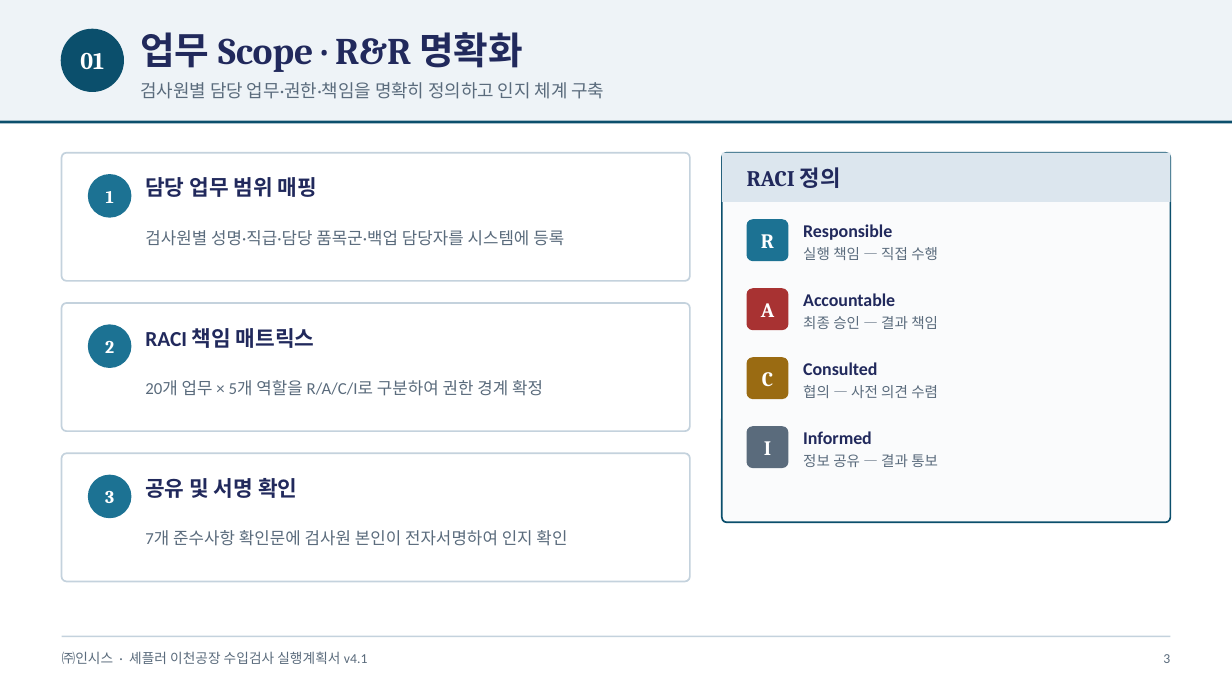
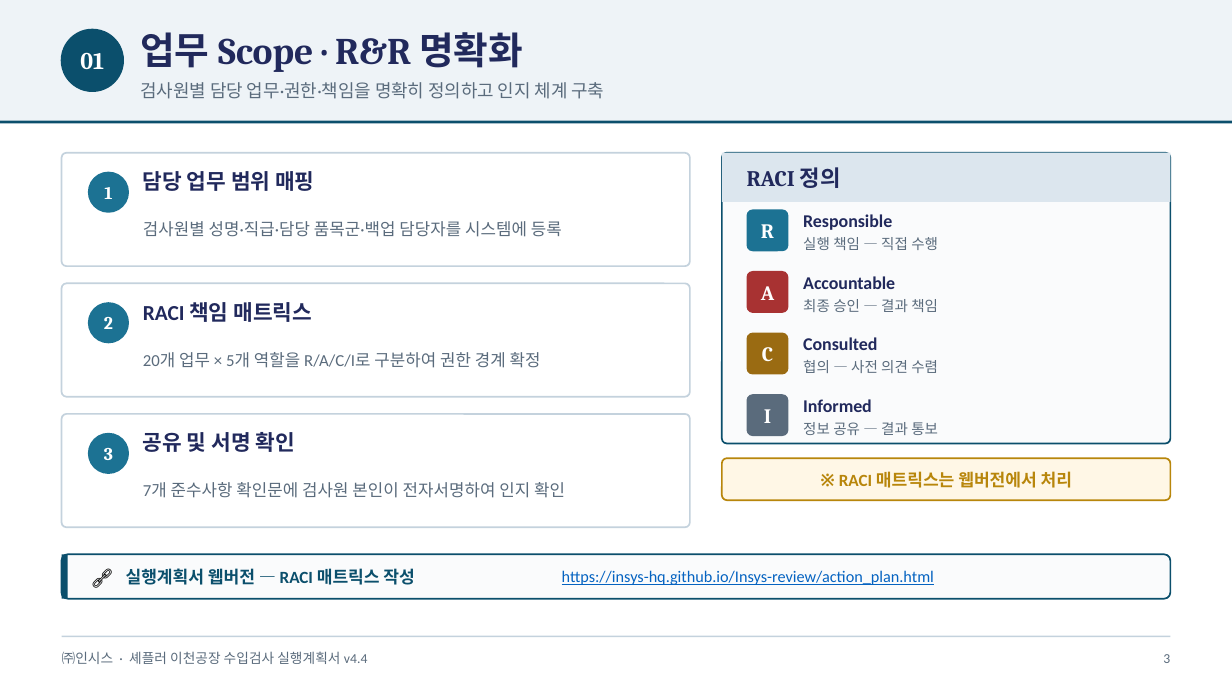
Before and after one commit to Insys-HQ/Insys-review, a slide deck: slide 3 of action_plan.pptx. Drawn at 1232x693 pixels with LibreOffice and Linux fonts; fonts in the diff are those of the drawing. Boxes give left, top, right and bottom in pixels: in the first picture for what was removed or moved away, otherwise in the second. Text is boxed around its words. In the diff, an @@ line names an element or a change of style, - is before the commit and + after.

```diff
--- a/action_plan.pptx
+++ b/action_plan.pptx
@@ rounded rectangle: place and size @@
-rounded rectangle at <box>62,153,690,281</box>
+rounded rectangle at <box>62,153,690,266</box>
@@ 3 texts, 1 ellipse: place and size @@
-3 texts, 1 ellipse at <box>89,175,564,246</box>
+3 texts, 1 ellipse at <box>89,171,562,237</box>
@@ proportions changed in 4 elements at <box>62,153,690,266</box>, <box>62,283,690,397</box>, <box>62,414,690,527</box>, <box>722,153,1170,444</box> @@
@@ rounded rectangle: place and size @@
-rounded rectangle at <box>722,153,1170,522</box>
+rounded rectangle at <box>722,153,1170,444</box>
@@ 3 texts, 1 rounded rectangle: place and size @@
-3 texts, 1 rounded rectangle at <box>747,219,938,261</box>
+3 texts, 1 rounded rectangle at <box>747,209,938,251</box>
@@ rounded rectangle: place and size @@
-rounded rectangle at <box>62,303,690,431</box>
+rounded rectangle at <box>62,283,690,397</box>
@@ 3 texts, 1 rounded rectangle: place and size @@
-3 texts, 1 rounded rectangle at <box>747,288,938,330</box>
+3 texts, 1 rounded rectangle at <box>747,271,938,313</box>
@@ text "2": place and size @@
-text "2" at <box>105,341,114,353</box>
+text "2" at <box>104,317,113,329</box>
@@ ellipse: place and size @@
-ellipse at <box>89,325,131,367</box>
+ellipse at <box>89,303,128,342</box>
@@ 5 texts, 1 rounded rectangle: place and size @@
-5 texts, 1 rounded rectangle at <box>145,328,938,399</box>
+5 texts, 1 rounded rectangle at <box>143,302,938,375</box>
@@ rounded rectangle: place and size @@
-rounded rectangle at <box>62,453,690,582</box>
+rounded rectangle at <box>62,414,690,527</box>
@@ 3 texts, 1 rounded rectangle: place and size @@
-3 texts, 1 rounded rectangle at <box>747,426,938,468</box>
+3 texts, 1 rounded rectangle at <box>747,394,938,436</box>
@@ text "3": place and size @@
-text "3" at <box>105,491,114,503</box>
+text "3" at <box>104,448,113,460</box>
@@ ellipse: place and size @@
-ellipse at <box>89,476,131,517</box>
+ellipse at <box>89,434,128,473</box>
@@ text "공유 및 서명 확인": place and size @@
-text "공유 및 서명 확인" at <box>145,478,297,498</box>
+text "공유 및 서명 확인" at <box>143,432,295,452</box>
@@ text "7개 준수사항 확인문에 검사원 본인이 ...": place and size @@
-text "7개 준수사항 확인문에 검사원 본인이 ..." at <box>145,530,567,546</box>
+text "7개 준수사항 확인문에 검사원 본인이 ..." at <box>143,482,565,498</box>
@@ rounded rectangle added at <box>722,458,1170,500</box>, fill #FFF7E6, outline #B8860B 1 pt @@
@@ text added at <box>839,471,1072,488</box>, 10 pt, text #B8860B, bold @@
+※ RACI 매트릭스는 웹버전에서 처리
@@ rounded rectangle added at <box>62,554,1170,599</box>, fill #FAFBFC, outline #0B4F6C 1 pt @@
@@ rectangle added at <box>62,554,68,599</box>, fill #0B4F6C @@
@@ text added at <box>81,554,123,599</box>, 12 pt, text #000000 @@
+🔗
@@ text added at <box>126,568,414,585</box>, 10 pt, text #0B4F6C, bold @@
+실행계획서 웹버전 — RACI 매트릭스 작성
@@ text added at <box>562,570,934,585</box>, 9.5 pt, text #0563C1, underline @@
+https://insys-hq.github.io/Insys-review/action_plan.html
@@ text at <box>62,651,368,664</box>: text changed @@
-㈜인시스 · 셰플러 이천공장 수입검사 실행계획서 v4.1
+㈜인시스 · 셰플러 이천공장 수입검사 실행계획서 v4.4
```
Also in this commit, not shown: 12 other slides changed.
